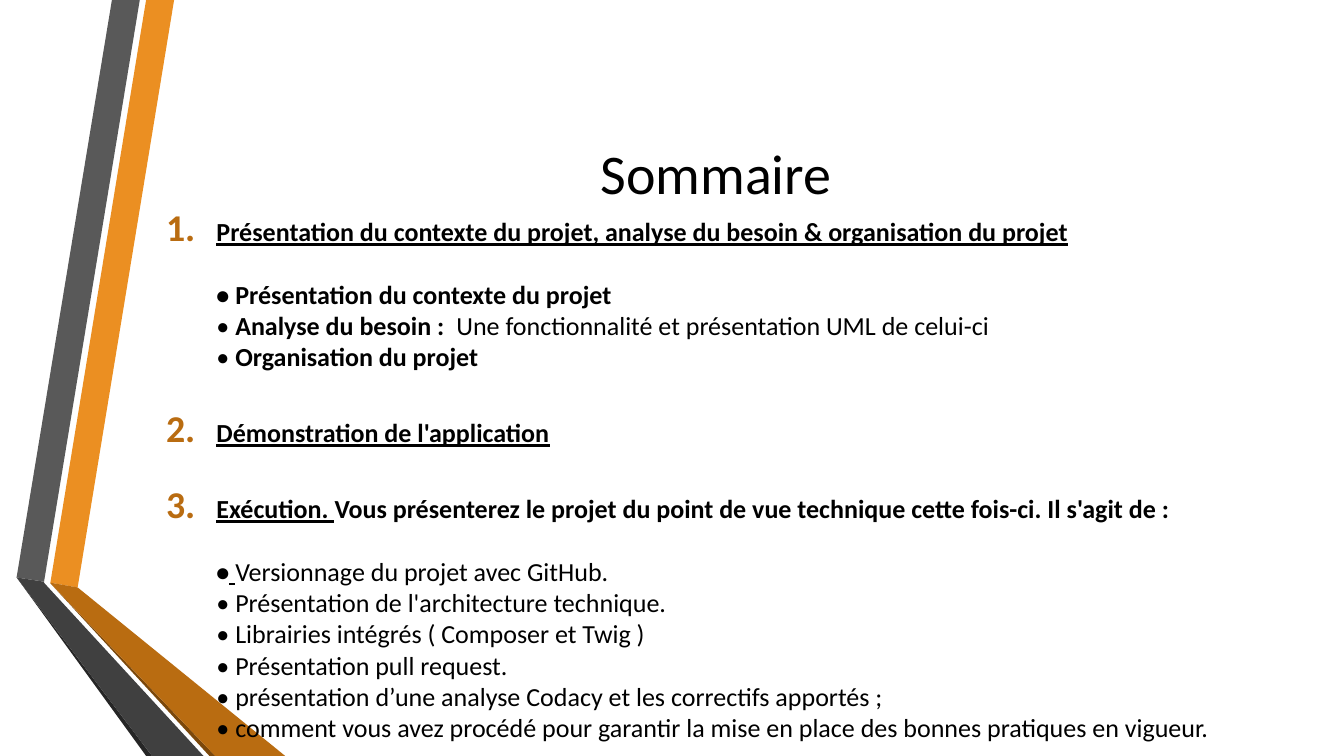
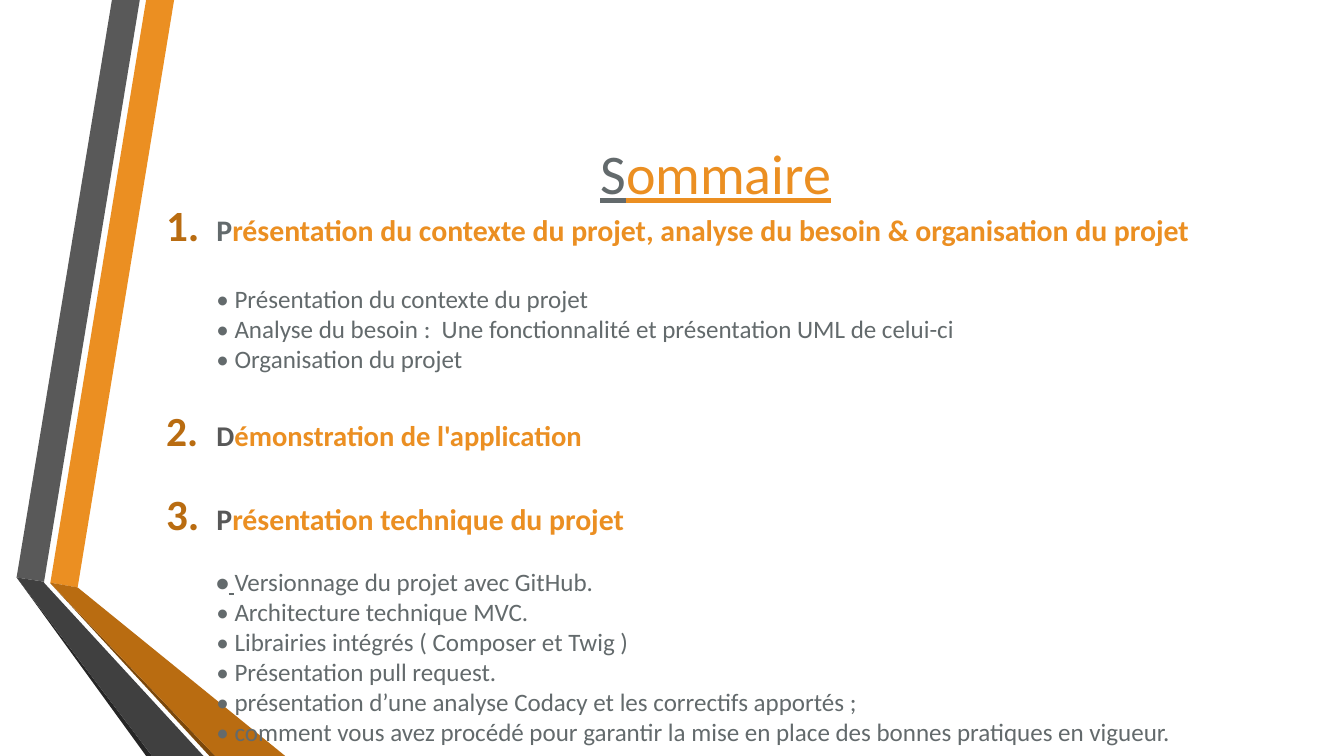
Before and after one commit to JessyBros/P5_Symfony_Php_Blog, a slide deck: slide 2 of Présentation_du_projet.pptx. Drawn at 1344x756 pixels with LibreOffice and Linux fonts; fonts in the diff are those of the drawing; background and template pictures are left out. Boxes give left, top, right and bottom in pixels: in the first picture for what was removed or moved away, otherwise in the second. Text is boxed around its words. In the diff, an @@ line names an element or a change of style, - is before the commit and + after.

```diff
--- a/Présentation_du_projet.pptx
+++ b/Présentation_du_projet.pptx
@@ title "Sommaire" at bbox=[600, 155, 831, 203]: text colour #000000 to #636A6C, text colour #000000 to #EB8F22 in "Sommaire"; underline on @@
@@ text at bbox=[216, 220, 1189, 451]: size 18.6 to 21.2 pt in "Présentation du contexte du projet, analyse du ..."; size 18.6 to 17.9 pt in "• Présentation du contexte du projet • ..."; text colour #000000 to #636A6C in "Présentation • Présentation du contexte du projet ..."; text colour #000000 to #EB8F22, underline off in "Présentation du contexte du projet, analyse du ...", "Démonstration de l'application"; bold off in "• Présentation du contexte du projet Analyse ..."; size 18.6 to 20.4 pt in "Démonstration de l'application"; text colour #000000 to #585858 in "Démonstration" @@
@@ text at bbox=[216, 509, 1169, 748]: text changed; size 18.6 to 17.9 pt; text colour #000000 to #636A6C @@
-3. Exécution. Vous présenterez le projet du point de vue technique cette fois-ci. Il s'agit de :
-   • Versionnage du projet avec GitHub.
-   • Présentation de l'architecture technique.
-   • Librairies intégrés ( Composer et Twig )
-   • Présentation pull request.
-   • présentation d’une analyse Codacy et les correctifs apportés ;
-   • comment vous avez procédé pour garantir la mise en place des bonnes pratiques en vigueur.
+3. Présentation technique du projet
+   • Versionnage du projet avec GitHub.
+   • Architecture technique MVC.
+   • Librairies intégrés ( Composer et Twig )
+   • Présentation pull request.
+   • présentation d’une analyse Codacy et les correctifs apportés ;
+   • comment vous avez procédé pour garantir la mise en place des bonnes pratiques en vigueur.
```
Also in this commit, not shown: 3 other slides changed, 13 other files.
